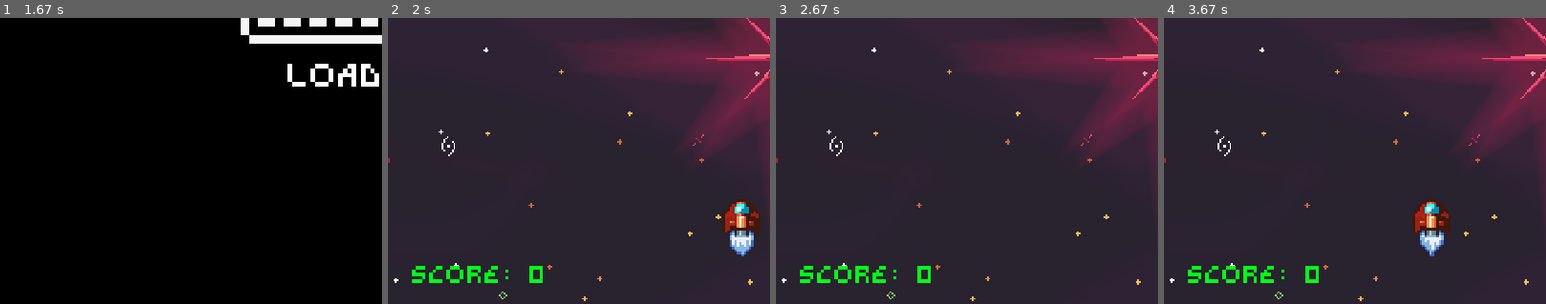
Above: before the commit, frames 1-4 (left to right).
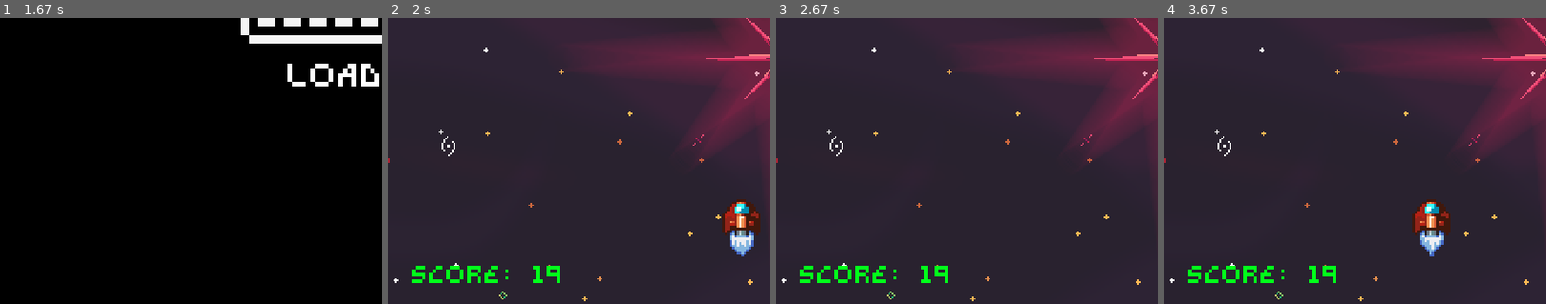
Above: after the commit, the same moments.

Repository: lwohh/Galactic-Invasion-PyGame-Project
Game: pygame game, started from assets/merged_game.py
Two runs of this game, one before a commit and one after it. Both use one fixed random seed, a clock stepped at 60 frames per second and the inputs below.
Inputs (mouse positions are % of the whole screen's width and height, from its top left):
- Up to frame 1 (1.67 s): click (50, 50) at 0.38 s
- Up to frame 2 (2 s): no input
- Up to frame 3 (2.67 s): tap Space at 2.17, 2.57 s; hold Right from 2.5 s (still down)
- Up to frame 4 (3.67 s): tap Space at 2.87, 3.07, 3.37, 3.63 s; release Right at 2.97 s; hold Left 3-3.53 s; hold Left from 3.57 s (still down)
The pictures show only the part of the screen within x 0-50%, y 50-100%; the shares and areas given below are measured in that part.

Frame 1 is identical in both runs. In frame 2, 0.3% of the frame differs, in the area x 37-45%, y 86-93%; in frame 3, 0.3%; in frame 4, 0.3%.

Commit message:
new sounds partially merged

Diff:
--- a/assets/merged_game.py
+++ b/assets/merged_game.py
@@ -240,7 +240,7 @@
 
 
     # UI
-    score = 0
+    score = 19
     score_font = pygame.font.Font("fonts\\GravityRegular5.ttf", 18)
     score_render = score_font.render(f"Score: {str(score)}", False, (0,255,26))
 
@@ -509,6 +509,7 @@
                     pygame.sprite.Sprite.add(self, hit_boss)
                     pygame.sprite.Sprite.remove(self, boss_group)
                     self.rect.x = -100
+                    boss_start.play()
 
 
                 self.image = self.explosion[self.explode_step_index // 10]
@@ -650,11 +651,20 @@
     new_level = pygame.mixer.Sound("sounds\\new_level.wav")
     new_level.set_volume(0.25)
 
-    enemy_defeat = pygame.mixer.Sound("sounds\\enemy_defeat.wav")
+    enemy_defeat = pygame.mixer.Sound("sounds\\01. Credit Sound.mp3")
     enemy_defeat.set_volume(0.10)
 
     explosion_sound = pygame.mixer.Sound("sounds\\explosion_sound.wav")
     explosion_sound.set_volume(0.05)
+
+    shoot_sound = pygame.mixer.Sound("sounds\\13. Fighter -Shot1.mp3")
+    shoot_sound.set_volume(0.10)
+
+    boss_start = pygame.mixer.Sound("sounds\\17. Challenging Stage (Start).mp3")
+    boss_start.set_volume(0.10)
+
+    boss_appear = pygame.mixer.Sound("sounds\\09. Triple Formation -Appearance.mp3")
+    boss_appear.set_volume(0.10)
 
 
     # sprite groups from classes for enemy, player, bullet, boss, powerup
@@ -782,6 +792,7 @@
                 bullet_group.add(bullet1)
                 bullet1.rect.x = player.rect.x + 12
                 bullet1.rect.y = player.rect.y - 25
+                shoot_sound.play()
 
 
         # debug for spawning timer, makes sure it never goes below 0 (which would stop spawning enemies)
@@ -807,11 +818,9 @@
             for i in range(len(hit_boss)):
                 score += 1
                 score_render = score_font.render(f"Score: {str(score)}", False, (0,255,26))
-                enemy_defeat.play()
                 boss_spawned = False
                 bullet1.state = "ready"
                 pygame.sprite.Group.empty(hit_boss)
-                print(boss_spawned)
 
 
         # checks power up collision
@@ -827,6 +836,7 @@
         if score % 20 == 0 and not boss_spawned and score != 0:
             boss_group.add(Boss())
             boss_spawned = True
+            boss_appear.play()
 
 
         # changes level every 20 score
@@ -898,6 +908,10 @@
     clock = pygame.time.Clock()
     pygame.mixer.music.pause()
 
+    lose_sound = pygame.mixer.Sound("sounds\\24. Name Entry (2nd-5th).mp3")
+    lose_sound.set_volume(0.10)
+
+    lose_sound.play(-1)
 
     # main loop
     running = True
@@ -991,6 +1005,7 @@
         keys = pygame.key.get_pressed()
         for event in pygame.event.get():
             if keys[pygame.K_TAB]:
+                lose_sound.stop()
                 main_menu()
             if event.type == pygame.QUIT:
                 sys.exit(0)
@@ -1000,6 +1015,7 @@
         back_button = Button(20, 550, back_img, 1.0)
         back_button.draw()
         if back_button.clicked == True:
+            lose_sound.stop()
             main_menu()
 
 
Not shown, added: assets/sounds/01. Credit Sound.mp3
Not shown, added: assets/sounds/02. Start Music.mp3
Not shown, added: assets/sounds/03. In-Game Ambience.mp3
Not shown, added: assets/sounds/04. Alien -Flying.mp3
Not shown, added: assets/sounds/09. Triple Formation -Appearance.mp3
Not shown, added: assets/sounds/13. Fighter -Shot1.mp3
Not shown, added: assets/sounds/15. Fighter -Shot2.mp3
Not shown, added: assets/sounds/17. Challenging Stage (Start).mp3
Not shown, added: assets/sounds/19. Extend Sound.mp3
Not shown, added: assets/sounds/20. Challenging Stage (Clear).mp3
Not shown, added: assets/sounds/22. Miss.mp3
Not shown, added: assets/sounds/24. Name Entry (2nd-5th).mp3
